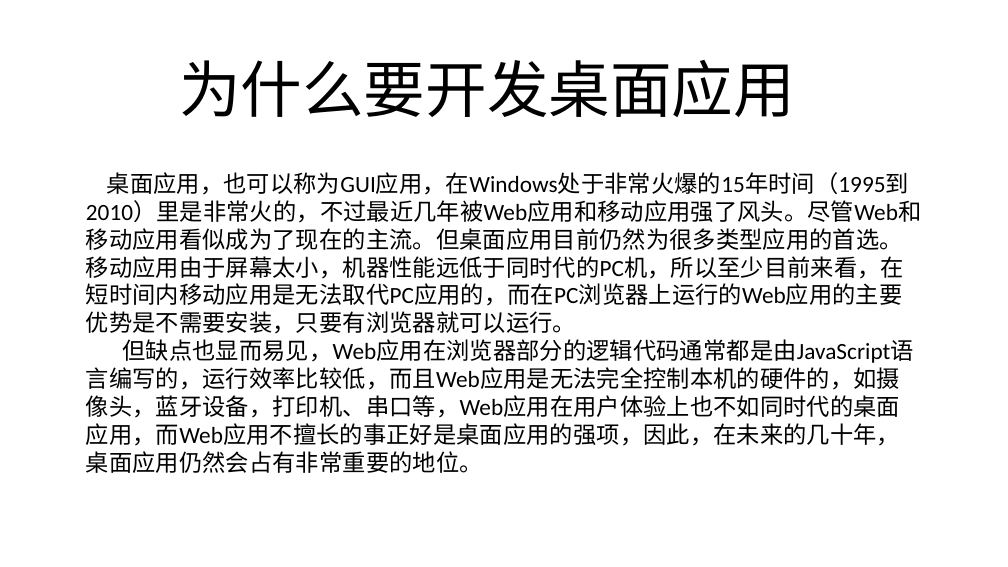
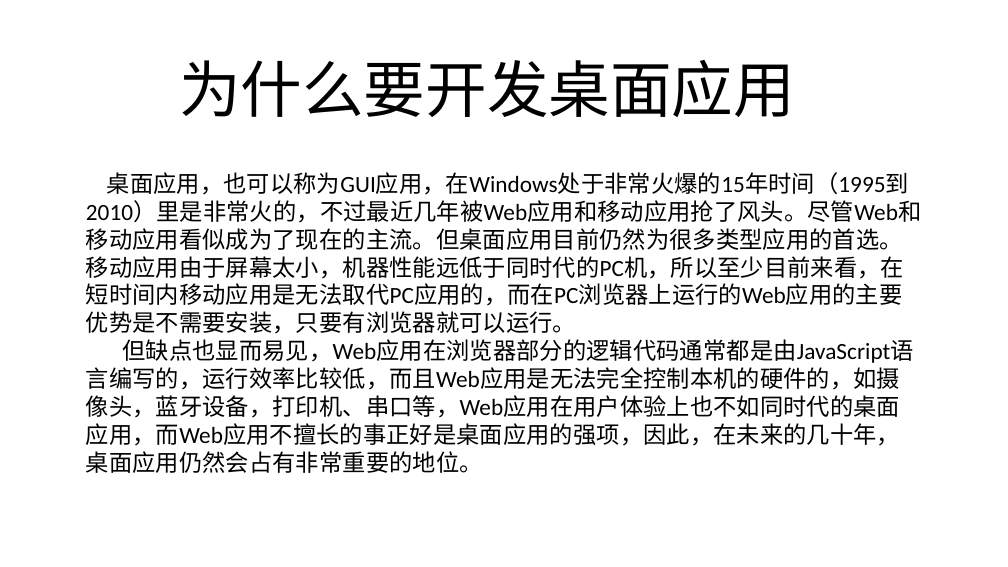
Before and after one commit to geekori/pyqt5, a slide deck: slide 6 of documents/01-初识PyQt5-01-PyQt5简介.pptx. Drawn at 1008x567 pixels with LibreOffice and Linux fonts; fonts in the diff are those of the drawing. Boxes give left, top, right and bottom in pixels: in the first picture for what was removed or moved away, otherwise in the second. Text is boxed around its words. In the diff, an @@ line names an element or a change of style, - is before the commit and + after.

Commit message:
ppt

```diff
--- a/documents/01-初识PyQt5-01-PyQt5简介.pptx
+++ b/documents/01-初识PyQt5-01-PyQt5简介.pptx
@@ text at (x1=86, y1=172, x2=921, y2=334): text changed @@
-桌面应用，也可以称为GUI应用，在Windows处于非常火爆的15年时间（1995到2010）里是非常火的，不过最近几年被Web应用和移动应用强了风头。尽管Web和移动应用看似成为了现在的主流。但桌面应用目前仍然为很多类型应用的首选。移动应用由于屏幕太小，机器性能远低于同时代的PC机，所以至少目前来看，在短时间内移动应用是无法取代PC应用的，而在PC浏览器上运行的Web应用的主要优势是不需要安装，只要有浏览器就可以运行。
+桌面应用，也可以称为GUI应用，在Windows处于非常火爆的15年时间（1995到2010）里是非常火的，不过最近几年被Web应用和移动应用抢了风头。尽管Web和移动应用看似成为了现在的主流。但桌面应用目前仍然为很多类型应用的首选。移动应用由于屏幕太小，机器性能远低于同时代的PC机，所以至少目前来看，在短时间内移动应用是无法取代PC应用的，而在PC浏览器上运行的Web应用的主要优势是不需要安装，只要有浏览器就可以运行。
```
Also in this commit, not shown: 1 other slide changed.
